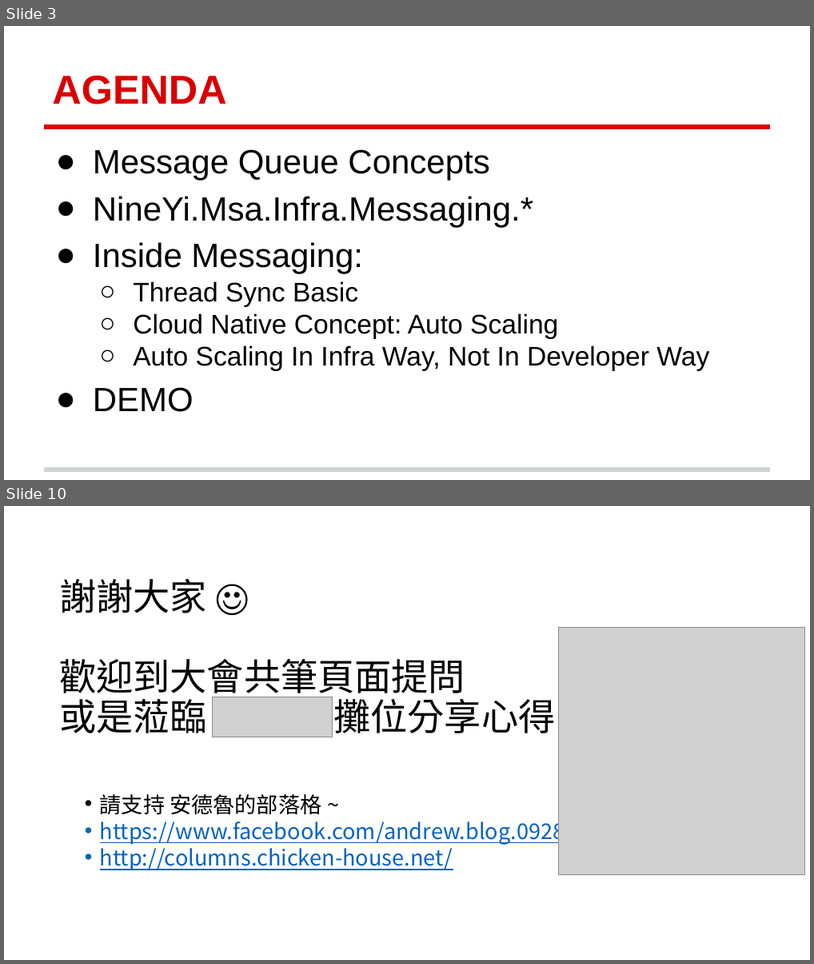
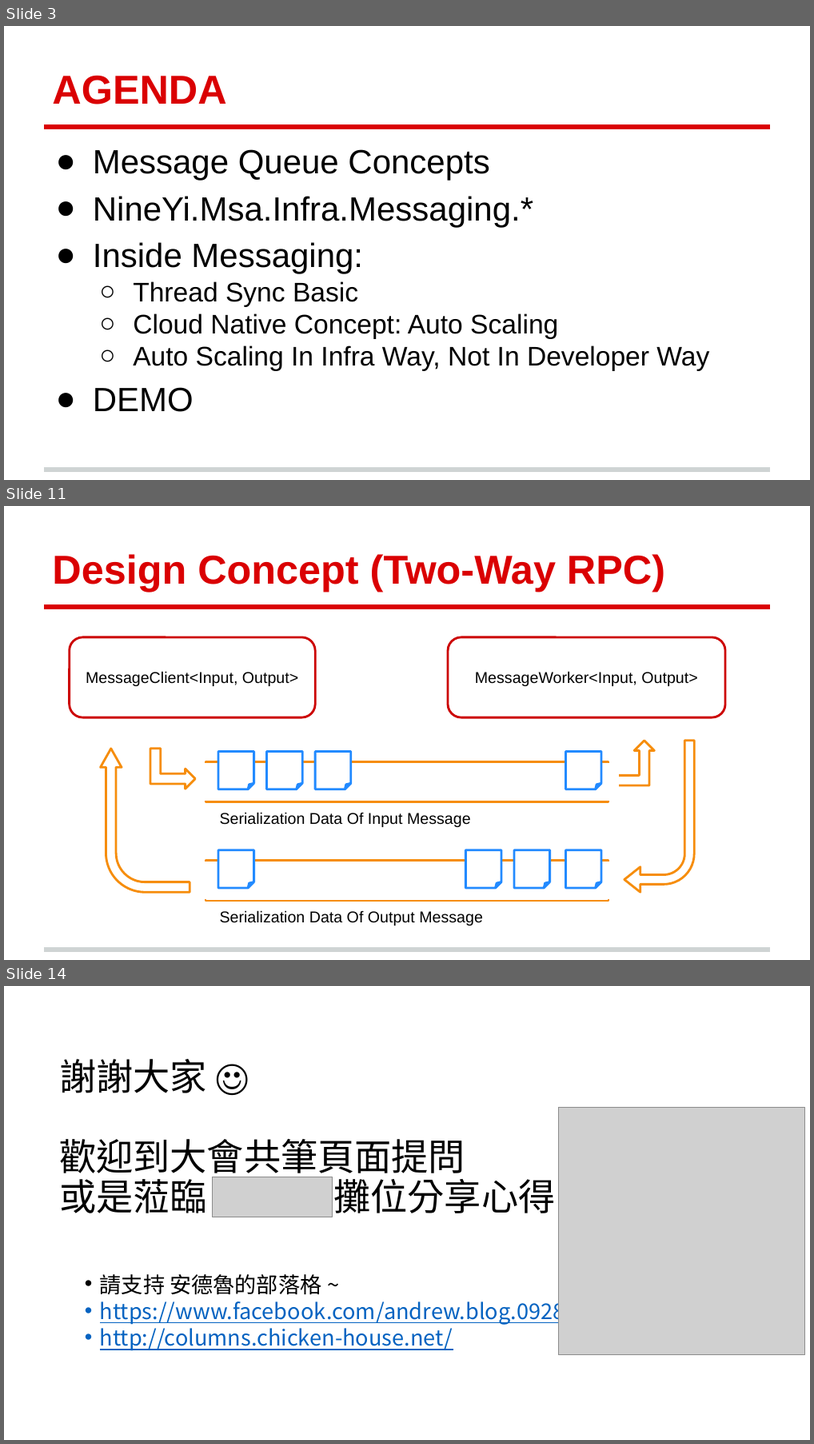
Before and after one commit to andrew0928/Meetup, a slide deck: 20190123.MessageQueueRPC/91APP-MessageQueueRPC-20190123.pptx. Shown one above the other, each under a label of ours: slides 3 and 10 before the commit, slides 3, 11 and 14 after it; the slides between them are not shown. The pictures are 814x964 and 814x1444 pixels, drawn with LibreOffice and Linux fonts; fonts in the diff are those of the drawing; grey boxes stand for pictures; background and template pictures are left out. Boxes give left, top, right and bottom in pixels: in the first picture for what was removed or moved away, otherwise in the second. Text is boxed around its words. In the diff, an @@ line names an element or a change of style, - is before the commit and + after.

```diff
--- a/20190123.MessageQueueRPC/91APP-MessageQueueRPC-20190123.pptx
+++ b/20190123.MessageQueueRPC/91APP-MessageQueueRPC-20190123.pptx
@@ slide 11 added at (4, 506, 810, 960), background #FFFFFF; not listed: 2 template elements that a slide beside it also shows @@
@@ title added at (52, 554, 666, 591), 36 pt, text #DA0002, bold @@
+Design Concept (Two-Way RPC)
@@ rounded rectangle added at (70, 637, 315, 717), fill #FFFFFF, outline #CC0202 2 pt, 14 pt, text #000000 @@
+MessageClient<Input, Output>
@@ rounded rectangle added at (448, 637, 726, 717), fill #FFFFFF, outline #CC0202 2 pt, 14 pt, text #000000 @@
+MessageWorker<Input, Output>
@@ bent up arrow added at (614, 740, 654, 786), fill #FFFFFF, outline #F68D0C 2 pt @@
@@ bent arrow added at (625, 740, 695, 892), fill #FFFFFF, outline #F68D0C 2 pt @@
@@ bent arrow added at (100, 748, 190, 892), fill #FFFFFF, outline #F68D0C 2 pt @@
@@ bent up arrow added at (150, 748, 195, 789), fill #FFFFFF, outline #F68D0C 2 pt @@
@@ rectangle added at (200, 763, 619, 800), fill #FFFFFF @@
@@ rectangle added at (206, 762, 609, 802), fill #FFFFFF, outline #F68D0C 2 pt @@
@@ folded corner added at (218, 751, 254, 789), fill #FFFFFF, outline #228AFF 2 pt @@
@@ folded corner added at (267, 751, 302, 789), fill #FFFFFF, outline #228AFF 2 pt @@
@@ folded corner added at (315, 751, 350, 789), fill #FFFFFF, outline #228AFF 2 pt @@
@@ folded corner added at (566, 751, 602, 789), fill #FFFFFF, outline #228AFF 2 pt @@
@@ text added at (220, 812, 471, 827), 14 pt, text #000000 @@
+Serialization Data Of Input Message
@@ rectangle added at (200, 862, 619, 900), fill #FFFFFF @@
@@ rectangle added at (206, 860, 609, 900), fill #FFFFFF, outline #F68D0C 2 pt @@
@@ folded corner added at (218, 849, 254, 888), fill #FFFFFF, outline #228AFF 2 pt @@
@@ folded corner added at (466, 849, 502, 888), fill #FFFFFF, outline #228AFF 2 pt @@
@@ folded corner added at (514, 849, 550, 888), fill #FFFFFF, outline #228AFF 2 pt @@
@@ folded corner added at (566, 849, 602, 888), fill #FFFFFF, outline #228AFF 2 pt @@
@@ text added at (220, 910, 483, 925), 14 pt, text #000000 @@
+Serialization Data Of Output Message
@@ what was slide 10 is now slide 14 @@
```
Also in this commit, not shown: 1 slide changed, 7 other slides added, 4 slides removed.
